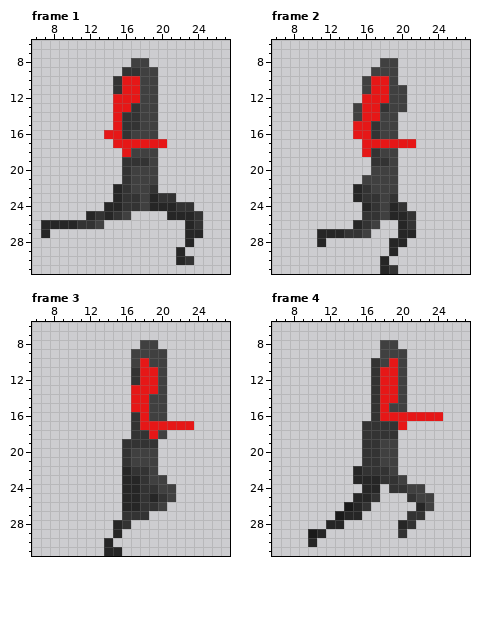
Two states of a pixel-art file, aseperite textures/run cycle.ase. Above: the version before the commit.
32x32 pixels, 8 frames. Shown: frame 1: x 6..27, y 6..31; frame 2: x 6..27, y 6..31; frame 3: x 6..27, y 6..31; frame 4: x 6..27, y 6..31. The commit also changed other frames, which this record leaves out.
Once edited:
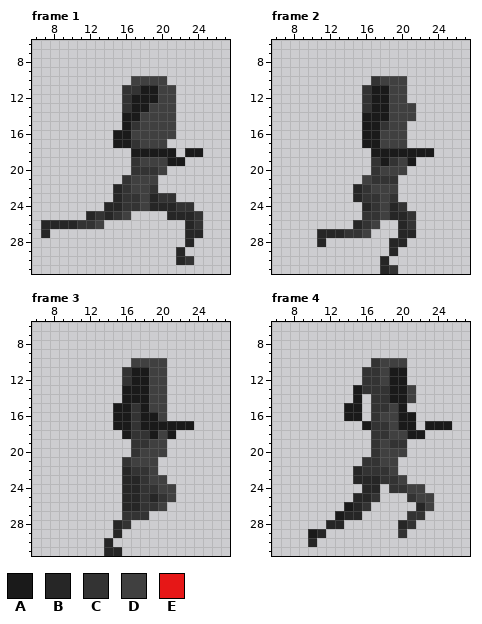
Palette (. is transparent): A #1a1a1a  B #262626  C #333333  D #404040  E #e61717
Difference:
Changed rows in their new state; - is an unchanged pixel.
Frame 1, layers "right arm", "body", "left arm":
first column x 14:
 8 ---..------
 9 --....-----
10 -..D--D----
11 -.CCAADD---
12 -.CAAADD---
13 -.CAA-DD---
14 -.AA--DD---
15 -.A---DD---
16 .AA---DD---
17 -AACDDD----
18 --.AAAAA-AA
19 --.-D-DAA--
20 --.CCCD----
Frame 2, layers "right arm", "body", "left arm":
first column x 15:
 8 ---..----
 9 --...----
10 -.CD-D---
11 -CAA-----
12 -CAA-----
13 .CAA--D--
14 .AAA-DD--
15 .AAC-D---
16 .AA--D---
17 -AADDD.--
18 -.AAAAAAA
19 ---ACDA--
20 --C--D---
21 --CCC----
Frame 3, layers "right arm", "body", "left arm":
first column x 15:
 8 ---..----
 9 --....---
10 ---D-----
11 -CAAD----
12 -CAAD----
13 -AAAD----
14 -AAA-----
15 AACA-----
16 AA-AA----
17 AA-AAAAAA
18 -A--A-A--
19 -.--DD---
20 -.C--D---
Frame 4, layers "right arm", "body", "left arm":
first column x 14:
 8 ----..------
 9 ----...-----
10 -----D------
11 --C-DAA-----
12 --C-DAA-----
13 -AC-CAAD----
14 -A--CAAD----
15 AA--C-A-----
16 AA--DDAA...-
17 --A--DAA-AAA
18 --.--DDAA---
19 --.--CC-----
20 --.---D-----
